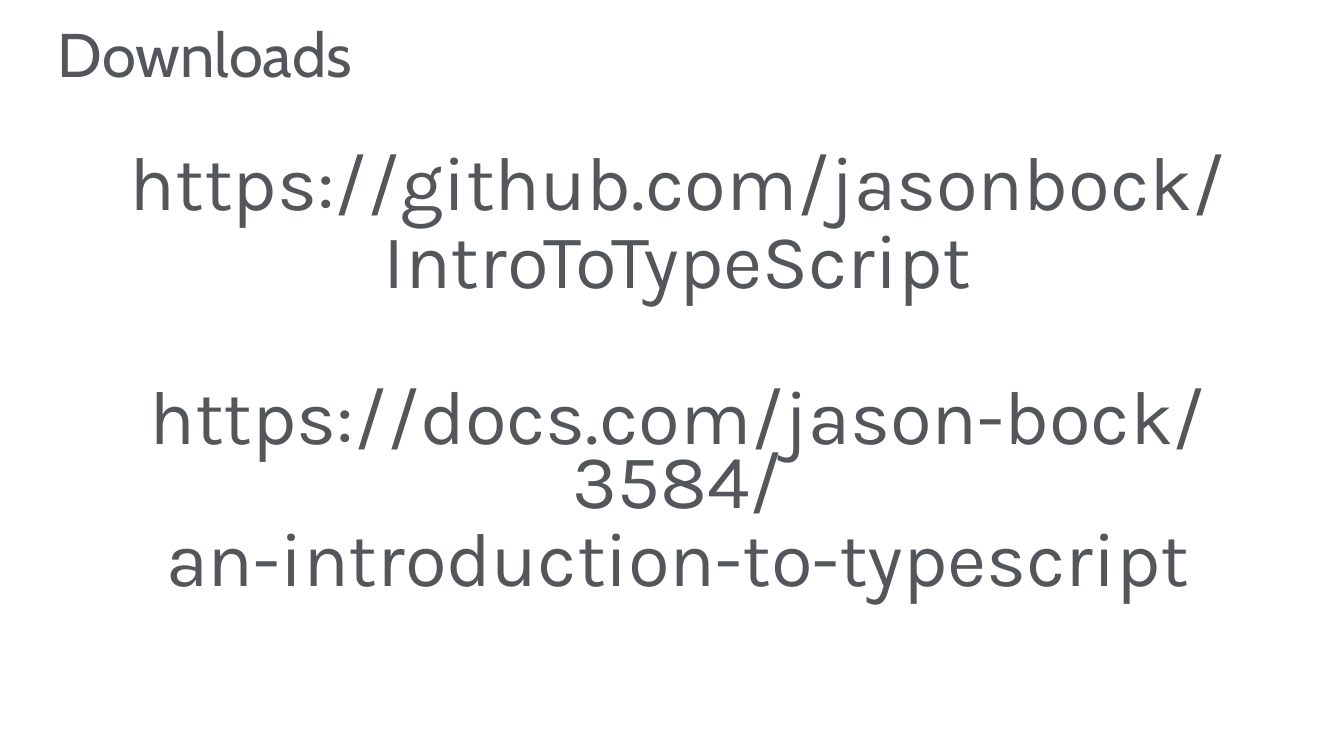
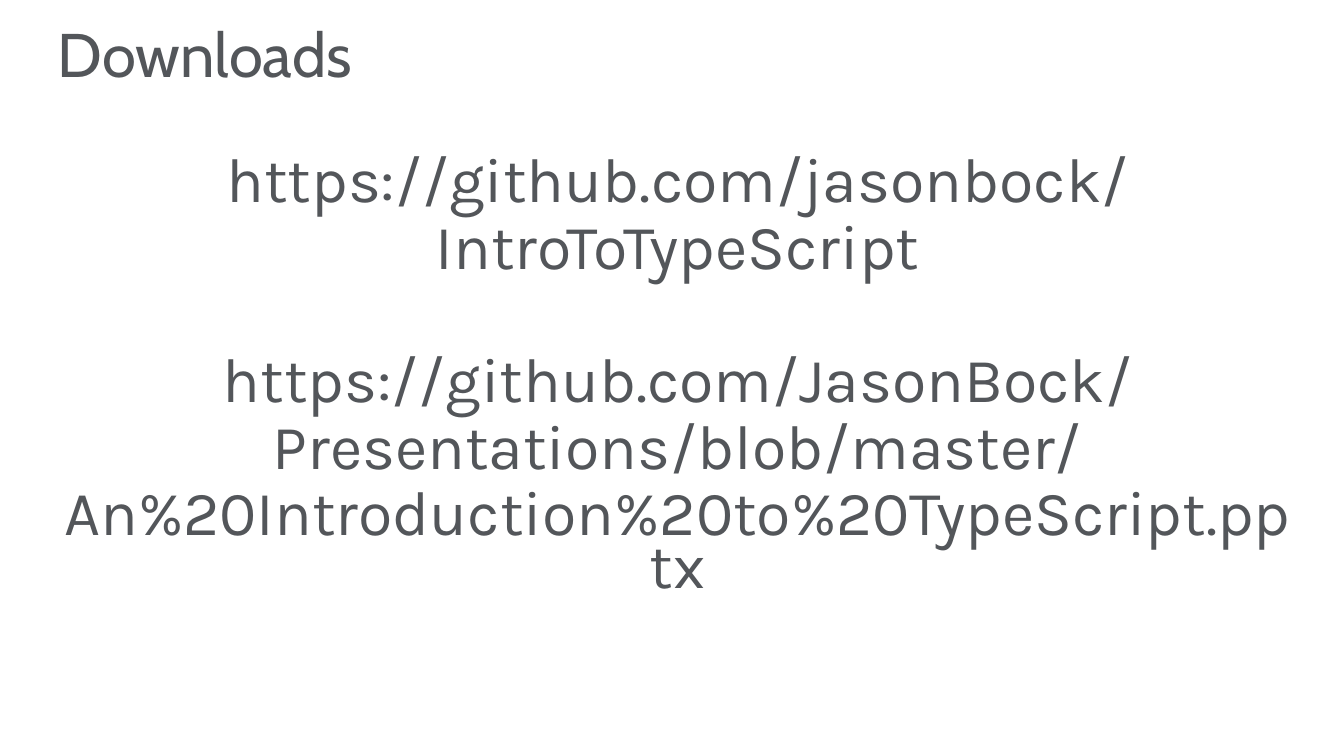
Before and after one commit to JasonBock/Presentations, a slide deck: slide 3 of An Introduction to TypeScript.pptx. Drawn at 1344x756 pixels with LibreOffice and Linux fonts; fonts in the diff are those of the drawing; background and template pictures are left out. Boxes give left, top, right and bottom in pixels: in the first picture for what was removed or moved away, otherwise in the second. Text is boxed around its words. In the diff, an @@ line names an element or a change of style, - is before the commit and + after.

```diff
--- a/An Introduction to TypeScript.pptx
+++ b/An Introduction to TypeScript.pptx
@@ text at (227, 156, 1129, 284): size 54.4 to 44.8 pt in "https://github.com/jasonbock/", "IntroToTypeScript" @@
@@ text at (64, 356, 1290, 551): text changed; size 54.4 to 44.8 pt @@
-https://docs.com/jason-bock/3584/
-an-introduction-to-typescript
+https://github.com/JasonBock/
+Presentations/blob/master/
+An%20Introduction%20to%20TypeScript.pptx
```
Also in this commit, not shown: 2 other slides changed.
